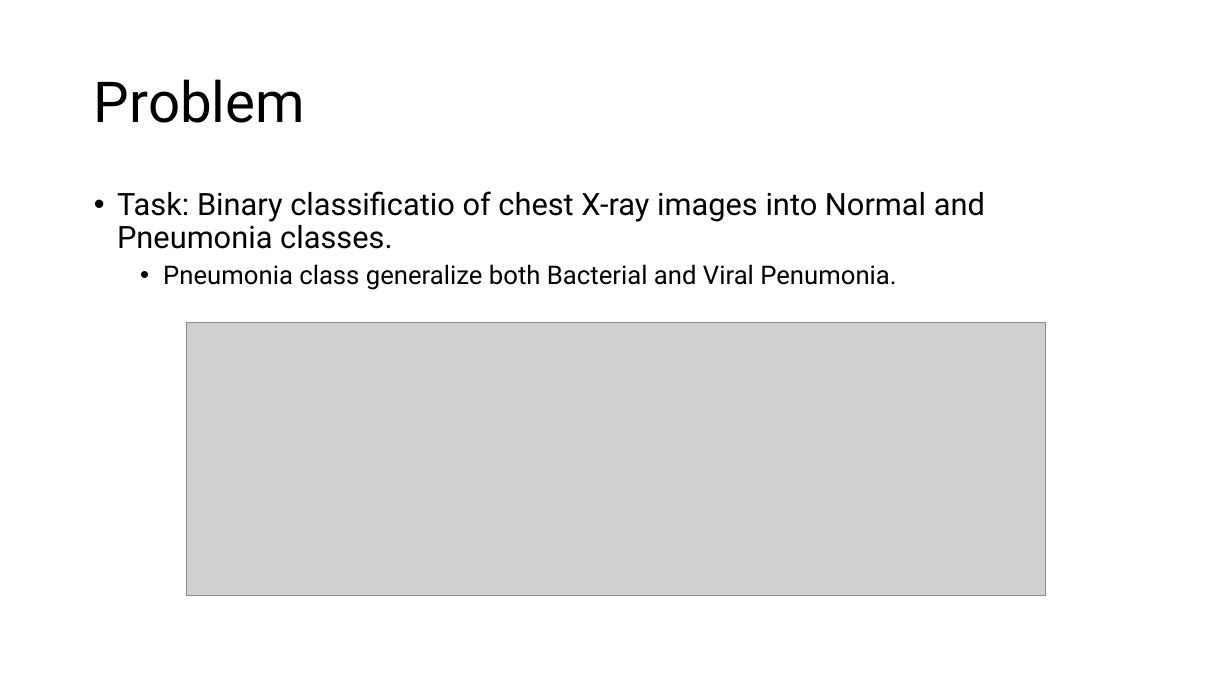
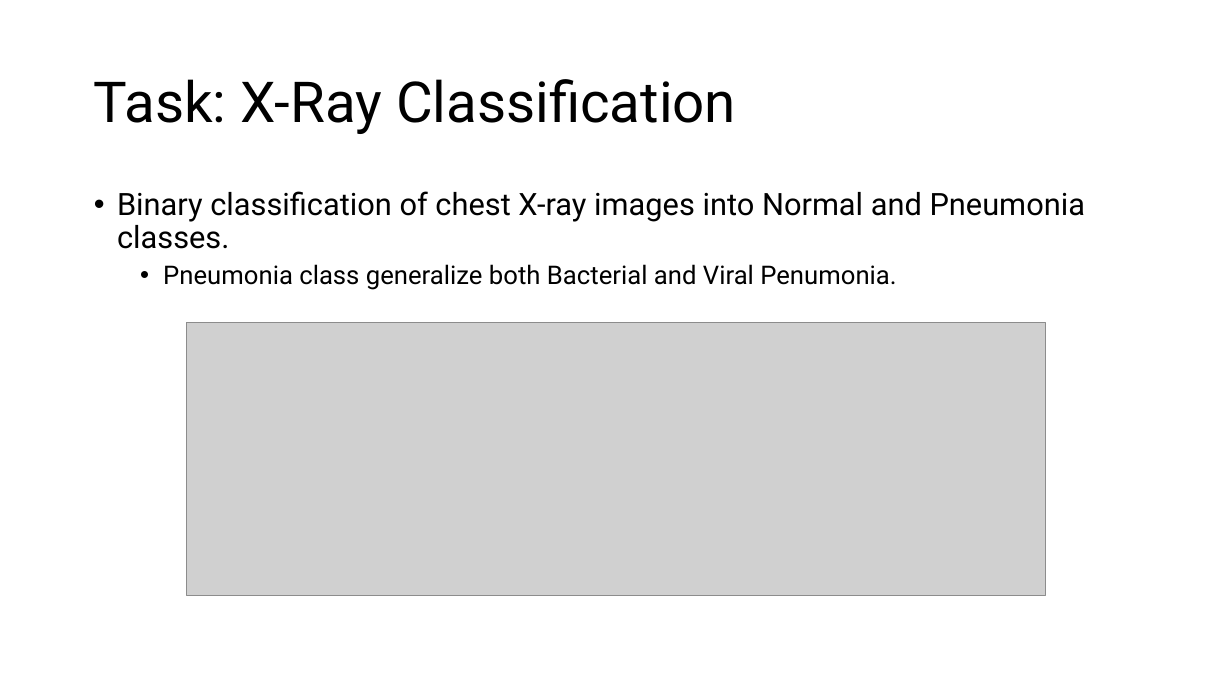
Before and after one commit to ma3ti/Swin-transformer-ChestXray, a slide deck: slide 14 of Swin.pptx (slide 13 before the commit). Drawn at 1232x693 pixels with LibreOffice and Linux fonts; fonts in the diff are those of the drawing; grey boxes stand for pictures. Boxes give left, top, right and bottom in pixels: in the first picture for what was removed or moved away, otherwise in the second. Text is boxed around its words. In the diff, an @@ line names an element or a change of style, - is before the commit and + after.

```diff
--- a/Swin.pptx
+++ b/Swin.pptx
@@ title at (94,79,736,134): text changed @@
-Problem
+Task: X-Ray Classification
@@ text at (117,191,1086,249): text changed @@
-• Task: Binary classificatio of chest X-ray images into Normal and Pneumonia classes.
+• Binary classification of chest X-ray images into Normal and Pneumonia classes.
```
Also in this commit, not shown: 7 other slides changed, 3 slides added, 3 slides removed, 1 other file.
